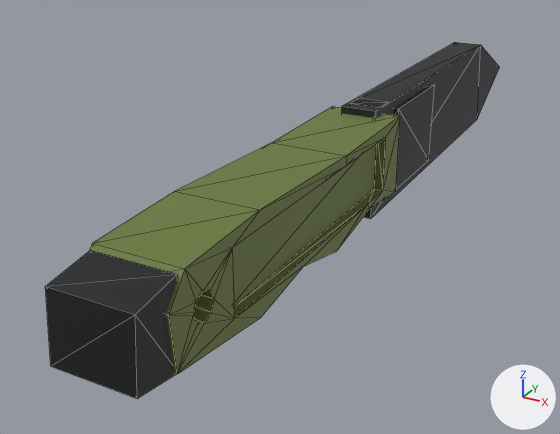
Renders of the FBX model art/guns/fbx/Knife_roblox.fbx from each side of a commit.
Rendered twice from a 50 mm camera at (0.63, -1.14, 0.56) aimed at (0.01, -0.01, -0.01). The axes (+X, +Y, +Z) are drawn at lower right. The lights are the same throughout. The older version comes first. Mesh edges are drawn as thin lines.

Objects in the first picture: 'Grip', 'Pommel', 'Sheath' and 1 more.
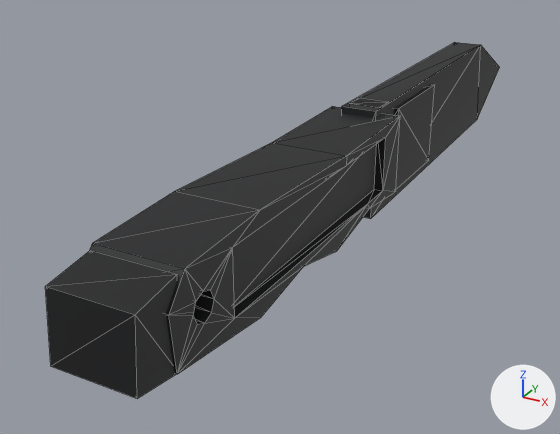
Boxes [x1, y1, x2, y2] around the edits, measured in the pictures (560 x 434 px):
'Grip', recoloured (dark green to black): [89, 106, 400, 374] in both

The change, as a list of edits to the scene's bpy script:
```text
Change me_grip:
    where me_grip.from_pydata(...)  # 59 vertices, 118 faces; spans x -0.08..0.08, y -0.42..0.42, z -0.097..0.097
    remove me_grip.materials.append(mat_gun_olive)  # dark green #6b7a3a
    add me_grip.materials.append(mat_gun_polymer)  # black #1c1d1f
```
